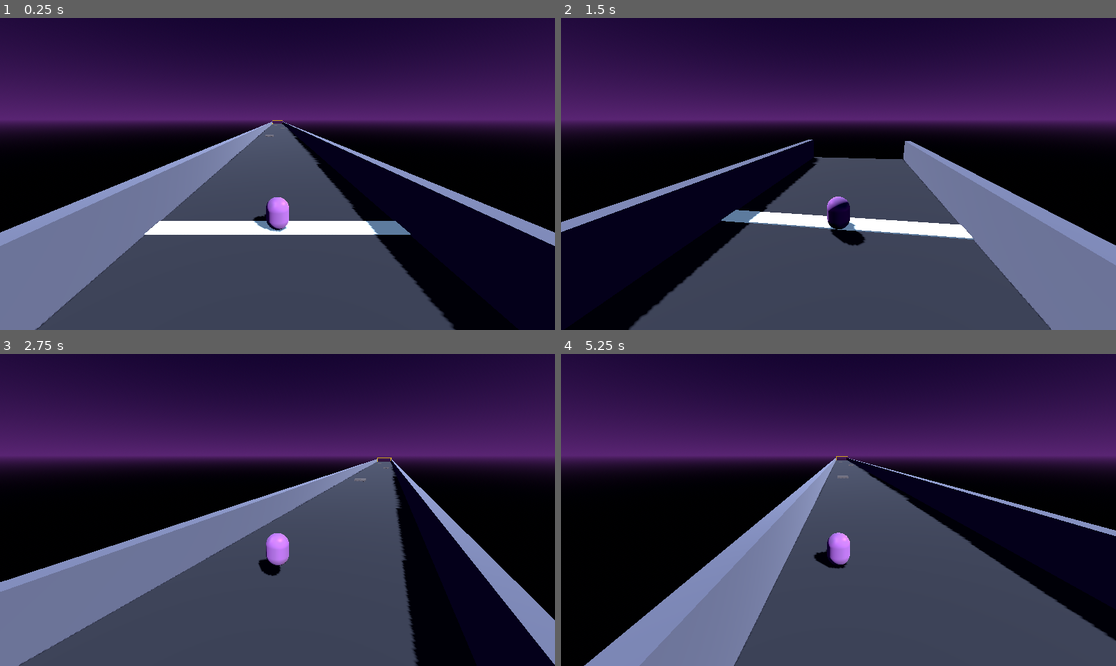
Above: before the commit, frames 1-4 (two rows, left to right).
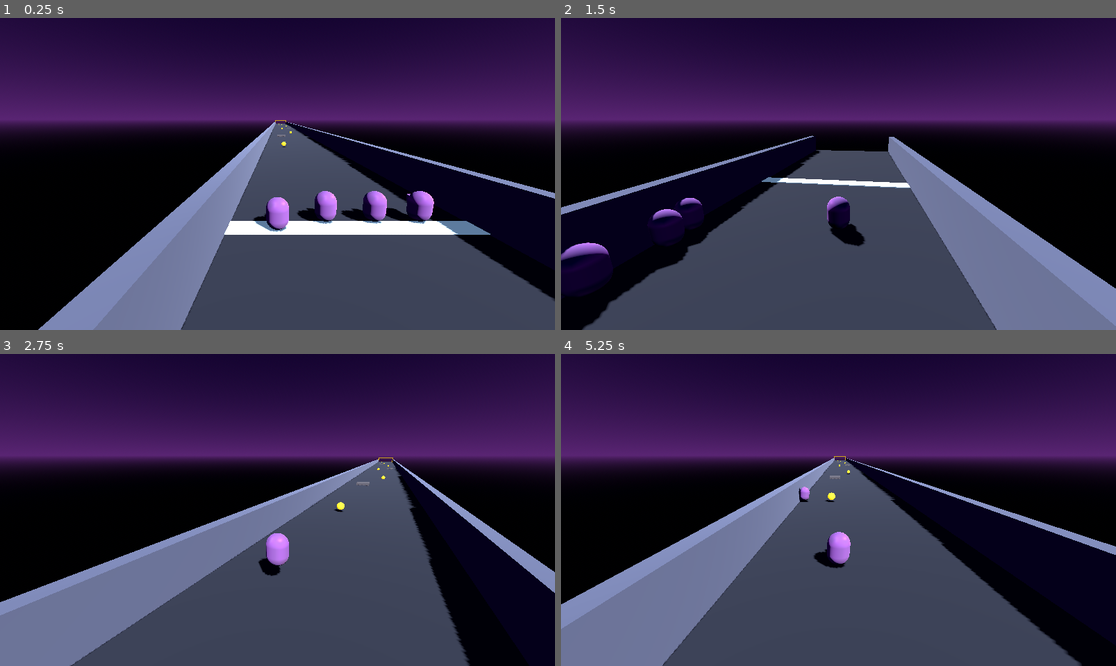
Above: after the commit, the same moments.

Repository: emilyvsemily/SpacePonies
Game: Godot game, scene res://scenes/Main.tscn
The game is run twice, just before and just after one commit, with the same random seed, the same clock (stepped at 60 frames per second) and the same inputs.
Inputs:
- Up to frame 1 (0.25 s): no input
- Up to frame 2 (1.5 s): hold D (move_right) 0.53-1.28 s; tap E (ability, bound only after the commit) at 0.6 s; tap Space (jump) at 0.77, 0.8, 1.07, 1.35 s; hold S (move_back) from 1.28 s (still down)
- Up to frame 3 (2.75 s): tap Space (jump) at 1.52, 1.82, 2.3 s; tap E (ability, bound only after the commit) at 1.55, 2.1 s; release S (move_back) at 2.03 s; hold D (move_right) from 2.03 s (still down)
- Up to frame 4 (5.25 s): release D (move_right) at 2.78 s; hold W (move_forward) 2.78-3.53 s; tap E (ability, bound only after the commit) at 2.85, 4.35, 5.1 s; tap Space (jump) at 3.02, 3.32, 3.6, 3.77, 4.07, 4.52, 4.82 s; hold A (move_left) 3.53-5.03 s; hold S (move_back) from 5.03 s (still down)

The runs differ from the first frame. In frame 1, 31% of the frame differs, in the area x 0-100%, y 32-100%; in frame 2, 17%; in frame 3, 15%; in frame 4, 20%.

Commit message:
Build M2: core race loop
- 4 ponies on track: 1 player-controlled + 3 wandering AI bots reusing
  the same movement controller (is_ai flag swaps input source)
- Dash ability wired up (E for player, randomized for bots) as the
  first test of the ability-gene concept, with a wobble/speed flash
  for the janky payoff
- Food pickups scattered along the track, collected into a per-pony
  count (feeding itself is still M4)
- RaceManager listens to the finish trigger and logs placements as
  each pony crosses (console output only, no UI yet)

Also documents the pony lifespan/expiration ("space glue") mechanic
in docs/design.md per new design direction.

Co-Authored-By: Claude Sonnet 5 <noreply@anthropic.com>

Diff:
--- a/project.godot
+++ b/project.godot
@@ -41,3 +41,8 @@
 "events": [Object(InputEventKey,"resource_local_to_scene":false,"resource_name":"","device":-1,"window_id":0,"alt_press …(190 unchanged characters)…
 ]
 }
+ability={
+"deadzone": 0.5,
+"events": [Object(InputEventKey,"resource_local_to_scene":false,"resource_name":"","device":-1,"window_id":0,"alt_pressed":false,"shift_pressed":false,"ctrl_pressed":false,"meta_pressed":false,"pressed":false,"keycode":0,"physical_keycode":69,"key_label":0,"unicode":0,"location":0,"echo":false,"script":null)
+]
+}
--- a/scenes/Main.tscn
+++ b/scenes/Main.tscn
@@ -1,7 +1,8 @@
-[gd_scene load_steps=6 format=3 uid="uid://c0main0000001"]
+[gd_scene load_steps=7 format=3 uid="uid://c0main0000001"]
 
 [ext_resource type="PackedScene" uid="uid://c0track000001" path="res://scenes/tracks/TestTrack.tscn" id="1_track"]
 [ext_resource type="PackedScene" uid="uid://c0pony0000001" path="res://scenes/pony/Pony.tscn" id="2_pony"]
+[ext_resource type="Script" path="res://scripts/race_manager.gd" id="3_race"]
 
 [sub_resource type="ProceduralSkyMaterial" id="ProceduralSkyMaterial_1"]
 sky_top_color = Color(0.05, 0.02, 0.15, 1.0)
@@ -19,11 +20,30 @@
 ambient_light_energy = 0.6
 
 [node name="Main" type="Node3D"]
+script = ExtResource("3_race")
+finish_trigger_path = NodePath("TestTrack/FinishGate/FinishTrigger")
 
 [node name="TestTrack" parent="." instance=ExtResource("1_track")]
 
 [node name="Pony" parent="." instance=ExtResource("2_pony")]
-transform = Transform3D(1, 0, 0, 0, 1, 0, 0, 0, 1, 0, 1, 95)
+transform = Transform3D(1, 0, 0, 0, 1, 0, 0, 0, 1, -3, 1, 95)
+is_ai = false
+pony_name = "You"
+
+[node name="Bot1" parent="." instance=ExtResource("2_pony")]
+transform = Transform3D(1, 0, 0, 0, 1, 0, 0, 0, 1, -1, 1, 95)
+is_ai = true
+pony_name = "Bot 1"
+
+[node name="Bot2" parent="." instance=ExtResource("2_pony")]
+transform = Transform3D(1, 0, 0, 0, 1, 0, 0, 0, 1, 1, 1, 95)
+is_ai = true
+pony_name = "Bot 2"
+
+[node name="Bot3" parent="." instance=ExtResource("2_pony")]
+transform = Transform3D(1, 0, 0, 0, 1, 0, 0, 0, 1, 3, 1, 95)
+is_ai = true
+pony_name = "Bot 3"
 
 [node name="DirectionalLight3D" type="DirectionalLight3D" parent="."]
 transform = Transform3D(0.707, -0.5, 0.5, 0, 0.707, 0.707, -0.707, -0.5, 0.5, 0, 10, 0)
--- /dev/null
+++ b/scenes/pickups/FoodPickup.tscn
@@ -0,0 +1,26 @@
+[gd_scene load_steps=4 format=3 uid="uid://c0food0000001"]
+
+[ext_resource type="Script" path="res://scripts/food_pickup.gd" id="1_food"]
+
+[sub_resource type="SphereMesh" id="SphereMesh_food"]
+radius = 0.35
+height = 0.7
+
+[sub_resource type="SphereShape3D" id="SphereShape3D_food"]
+radius = 0.35
+
+[sub_resource type="StandardMaterial3D" id="StandardMaterial3D_food"]
+albedo_color = Color(1.0, 0.85, 0.2, 1.0)
+emission_enabled = true
+emission = Color(1.0, 0.7, 0.1, 1.0)
+emission_energy_multiplier = 1.2
+
+[node name="FoodPickup" type="Area3D"]
+script = ExtResource("1_food")
+
+[node name="MeshInstance3D" type="MeshInstance3D" parent="."]
+mesh = SubResource("SphereMesh_food")
+surface_material_override/0 = SubResource("StandardMaterial3D_food")
+
+[node name="CollisionShape3D" type="CollisionShape3D" parent="."]
+shape = SubResource("SphereShape3D_food")
--- a/scenes/tracks/TestTrack.tscn
+++ b/scenes/tracks/TestTrack.tscn
@@ -1,6 +1,7 @@
-[gd_scene load_steps=17 format=3 uid="uid://c0track000001"]
+[gd_scene load_steps=18 format=3 uid="uid://c0track000001"]
 
 [ext_resource type="Script" path="res://scripts/finish_line.gd" id="1_finish"]
+[ext_resource type="PackedScene" uid="uid://c0food0000001" path="res://scenes/pickups/FoodPickup.tscn" id="2_food"]
 
 [sub_resource type="BoxMesh" id="BoxMesh_floor"]
 size = Vector3(10, 1, 220)
@@ -147,3 +148,21 @@
 
 [node name="CollisionShape3D" type="CollisionShape3D" parent="FinishGate/FinishTrigger"]
 shape = SubResource("BoxShape3D_finishTrigger")
+
+[node name="Food1" parent="." instance=ExtResource("2_food")]
+transform = Transform3D(1, 0, 0, 0, 1, 0, 0, 0, 1, -2, 1, 70)
+
+[node name="Food2" parent="." instance=ExtResource("2_food")]
+transform = Transform3D(1, 0, 0, 0, 1, 0, 0, 0, 1, 1, 1, 40)
+
+[node name="Food3" parent="." instance=ExtResource("2_food")]
+transform = Transform3D(1, 0, 0, 0, 1, 0, 0, 0, 1, -1, 1, 10)
+
+[node name="Food4" parent="." instance=ExtResource("2_food")]
+transform = Transform3D(1, 0, 0, 0, 1, 0, 0, 0, 1, 2, 1, -20)
+
+[node name="Food5" parent="." instance=ExtResource("2_food")]
+transform = Transform3D(1, 0, 0, 0, 1, 0, 0, 0, 1, 0, 1, -50)
+
+[node name="Food6" parent="." instance=ExtResource("2_food")]
+transform = Transform3D(1, 0, 0, 0, 1, 0, 0, 0, 1, -2, 1, -75)
--- a/scripts/finish_line.gd
+++ b/scripts/finish_line.gd
@@ -1,11 +1,16 @@
 extends Area3D
 
-## Gray-box finish trigger. Prints to the console for now — a proper
-## race-complete UI/state comes with the M2 core race loop.
+## Gray-box finish trigger. Emits a signal so a RaceManager can track
+## placements; a proper race-complete UI comes later.
+
+signal pony_finished(body)
+
+var _already_finished: Array = []
 
 func _ready() -> void:
 	body_entered.connect(_on_body_entered)
 
 func _on_body_entered(body: Node3D) -> void:
-	if body.is_in_group("ponies"):
-		print("%s crossed the finish line!" % body.name)
+	if body.is_in_group("ponies") and not _already_finished.has(body):
+		_already_finished.append(body)
+		pony_finished.emit(body)
--- /dev/null
+++ b/scripts/food_pickup.gd
@@ -0,0 +1,12 @@
+extends Area3D
+
+## Gray-box food pickup. Collection only for M2 — the zero-G feeding
+## mechanic that spends this food back at the stable is M4 work.
+
+func _ready() -> void:
+	body_entered.connect(_on_body_entered)
+
+func _on_body_entered(body: Node3D) -> void:
+	if body.is_in_group("ponies") and body.has_method("collect_food"):
+		body.collect_food()
+		queue_free()
--- a/scripts/pony_controller.gd
+++ b/scripts/pony_controller.gd
@@ -4,6 +4,12 @@
 ## Locomotion is physics-driven (velocity + gravity via move_and_slide);
 ## the wobble/jank layer is a procedural bob applied to the visual mesh only,
 ## so it works regardless of a pony's leg count/body plan (see docs/design.md).
+##
+## Also drives a simple wandering AI mode (is_ai) so M2's bot ponies can
+## reuse the exact same movement/ability code as the player.
+
+@export var is_ai: bool = false
+@export var pony_name: String = "Pony"
 
 @export var acceleration: float = 18.0
 @export var max_speed: float = 9.0
@@ -15,15 +21,28 @@
 @export var wobble_amount: float = 0.12
 @export var bob_amount: float = 0.08
 
+@export var ability_dash_speed: float = 14.0
+@export var ability_cooldown: float = 2.5
+
 @onready var visual: Node3D = $Visual
+@onready var camera: Camera3D = $SpringArm3D/Camera3D
+
+var food_collected: int = 0
 
 var _wobble_time: float = 0.0
+var _ability_cooldown_timer: float = 0.0
+var _ability_flash: float = 0.0
+
+var _ai_seed: float = 0.0
+var _ai_ability_timer: float = 0.0
+
+func _ready() -> void:
+	camera.current = not is_ai
+	_ai_seed = randf() * 1000.0
+	_ai_ability_timer = randf_range(1.0, 3.0)
 
 func _physics_process(delta: float) -> void:
-	var input_dir := Vector2(
-		Input.get_action_strength("move_right") - Input.get_action_strength("move_left"),
-		Input.get_action_strength("move_back") - Input.get_action_strength("move_forward")
-	)
+	var input_dir := _get_input_dir(delta)
 
 	if input_dir.length() > 0.0:
 		rotate_y(-input_dir.x * turn_speed * delta)
@@ -36,21 +55,57 @@
 	velocity.x = horizontal_velocity.x
 	velocity.z = horizontal_velocity.z
 
+	_ability_cooldown_timer = max(0.0, _ability_cooldown_timer - delta)
+	if _wants_ability(delta) and _ability_cooldown_timer <= 0.0:
+		_use_ability(forward)
+
 	if is_on_floor():
-		if Input.is_action_just_pressed("jump"):
+		if not is_ai and Input.is_action_just_pressed("jump"):
 			velocity.y = jump_velocity
 	else:
 		velocity.y -= gravity * delta
 
 	move_and_slide()
 
-	_update_wacky_wobble(delta, horizontal_velocity.length())
+	_update_wacky_wobble(delta, Vector3(velocity.x, 0.0, velocity.z).length())
+
+func _get_input_dir(delta: float) -> Vector2:
+	if not is_ai:
+		return Vector2(
+			Input.get_action_strength("move_right") - Input.get_action_strength("move_left"),
+			Input.get_action_strength("move_back") - Input.get_action_strength("move_forward")
+		)
+	# Wandering AI: always pushes forward, with a slow noisy steer so bots
+	# don't drive dead straight. Drift into the guardrail bumpers is fine.
+	_ai_seed += delta
+	var steer := sin(_ai_seed * 0.6) * 0.5 + sin(_ai_seed * 1.7 + 2.0) * 0.25
+	return Vector2(clamp(steer, -1.0, 1.0), -1.0)
+
+func _wants_ability(delta: float) -> bool:
+	if not is_ai:
+		return Input.is_action_just_pressed("ability")
+	_ai_ability_timer -= delta
+	if _ai_ability_timer <= 0.0:
+		_ai_ability_timer = randf_range(1.5, 4.0)
+		return true
+	return false
+
+func _use_ability(forward: Vector3) -> void:
+	velocity += forward * ability_dash_speed
+	_ability_cooldown_timer = ability_cooldown
+	_ability_flash = 1.0
+
+func collect_food() -> void:
+	food_collected += 1
+	print("%s collected food (total: %d)" % [pony_name, food_collected])
 
 func _update_wacky_wobble(delta: float, speed: float) -> void:
 	if visual == null:
 		return
 	var speed_ratio: float = clamp(speed / max_speed, 0.0, 1.0)
-	_wobble_time += delta * wobble_speed * (0.3 + speed_ratio)
-	visual.rotation.z = sin(_wobble_time) * wobble_amount * speed_ratio
-	visual.rotation.x = cos(_wobble_time * 0.5) * wobble_amount * 0.5 * speed_ratio
-	visual.position.y = abs(sin(_wobble_time)) * bob_amount * speed_ratio
+	_ability_flash = max(0.0, _ability_flash - delta * 2.0)
+	_wobble_time += delta * wobble_speed * (0.3 + speed_ratio + _ability_flash * 2.0)
+	var flash_boost := 1.0 + _ability_flash * 1.5
+	visual.rotation.z = sin(_wobble_time) * wobble_amount * speed_ratio * flash_boost
+	visual.rotation.x = cos(_wobble_time * 0.5) * wobble_amount * 0.5 * speed_ratio * flash_boost
+	visual.position.y = abs(sin(_wobble_time)) * bob_amount * speed_ratio * flash_boost
--- /dev/null
+++ b/scripts/race_manager.gd
@@ -0,0 +1,24 @@
+extends Node3D
+
+## Gray-box race manager: listens to the finish trigger and logs placements
+## as each of the 4 ponies crosses. No UI yet — console output only,
+## sufficient to verify the core race loop works end to end.
+
+@export var finish_trigger_path: NodePath
+
+var placements: Array = []
+
+func _ready() -> void:
+	var trigger := get_node_or_null(finish_trigger_path) as Area3D
+	if trigger and trigger.has_signal("pony_finished"):
+		trigger.pony_finished.connect(_on_pony_finished)
+
+func _on_pony_finished(body: Node3D) -> void:
+	if placements.has(body):
+		return
+	placements.append(body)
+	print("Place %d: %s (food: %d)" % [placements.size(), body.pony_name, body.food_collected])
+	if placements.size() >= 4:
+		print("=== RACE COMPLETE ===")
+		for i in placements.size():
+			print("%d. %s" % [i + 1, placements[i].pony_name])
Not shown, added: scripts/finish_line.gd.uid
Not shown, added: scripts/food_pickup.gd.uid
Not shown, added: scripts/race_manager.gd.uid
Not shown, changed: docs/design.md
